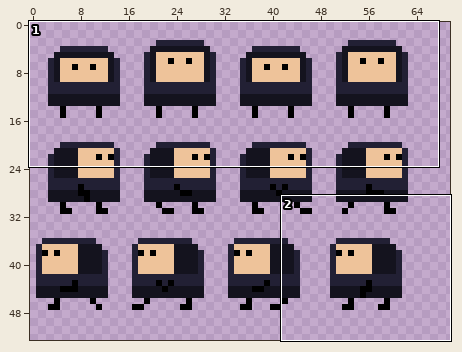
Two versions of one sprite sheet, Code/app/src/main/res/drawable/sprite_player_1.png. The first picture is a wide view before the edit; the outline marks the close-up.
Close-up. Earlier state:
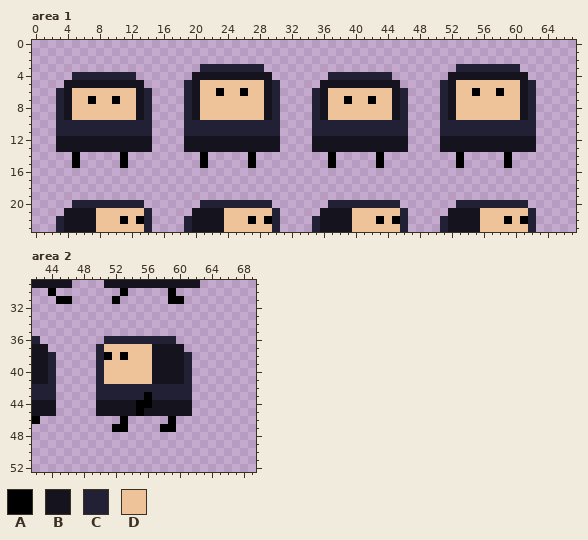
The file is 128x128 pixels. Shown: area 1: x 0..67, y 0..23; area 2: x 42..69, y 29..52. The wide view leaves out empty margins.
Palette (. is transparent): A #000000  B #14131e  C #222034  D #eec39a
Pixels before, area 1, first column x 3:
 3 ..................CCCCCCCC........................CCCCCCCC..
 4 ..CCCCCCCC.......BBBBBBBBBB.......CCCCCCCC.......BBBBBBBBBB.
 5 .BBBBBBBBBB.....CBDDDDDDDDBC.....BBBBBBBBBB.....CBDDDDDDDDBC
 6 CBDDDDDDDDBC....CBDDADDADDBC....CBDDDDDDDDBC....CBDDADDADDBC
 7 CBDDADDADDBC....CBDDDDDDDDBC....CBDDADDADDBC....CBDDDDDDDDBC
 8 CBDDDDDDDDBC....CBDDDDDDDDBC....CBDDDDDDDDBC....CBDDDDDDDDBC
 9 CBDDDDDDDDBC....CBDDDDDDDDBC....CBDDDDDDDDBC....CBDDDDDDDDBC
10 CCCCCCCCCCCC....CCCCCCCCCCCC....CCCCCCCCCCCC....CCCCCCCCCCCC
11 CCCCCCCCCCCC....CCCCCCCCCCCC....CCCCCCCCCCCC....CCCCCCCCCCCC
12 BBBBBBBBBBBB....BBBBBBBBBBBB....BBBBBBBBBBBB....BBBBBBBBBBBB
13 BBBBBBBBBBBB....BBBBBBBBBBBB....BBBBBBBBBBBB....BBBBBBBBBBBB
14 ..A.....A.........A.....A.........A.....A.........A.....A...
15 ..A.....A.........A.....A.........A.....A.........A.....A...
16 ............................................................
17 ............................................................
18 ............................................................
19 ............................................................
20 ..CCCCCCCCC.......CCCCCCCCC.......CCCCCCCCC.......CCCCCCCCC.
21 .BBBBDDDDDDC.....BBBBDDDDDDC.....BBBBDDDDDDC.....BBBBDDDDDDC
22 CBBBBDDDADAC....CBBBBDDDADAC....CBBBBDDDADAC....CBBBBDDDADAC
23 CBBBBDDDDDDC....CBBBBDDDDDDC....CBBBBDDDDDDC....CBBBBDDDDDDC
Pixels before, area 2, first column x 42:
29 BBBBB....BBBBBBBBBBBB
30 ..A........A.....A...
31 ...AA.....A......AA..
32 .....................
33 .....................
34 .....................
35 .....................
36 C........CCCCCCCCC...
37 BB......CDDDDDDBBBB..
38 BBC.....CADADDDBBBBC.
39 BBC.....CDDDDDDBBBBC.
40 BBC.....CDDDDDDBBBBC.
41 BBC.....CDDDDDDBBBBC.
42 CCC.....CCCCCCCCCCCC.
43 CCC.....CCCCCCACCCCC.
44 BBB.....BBBBBAABBBBB.
45 BBB.....BBBBBABBBBBB.
46 A..........A.....A...
47 ..........AA....AA...
Now the later version:
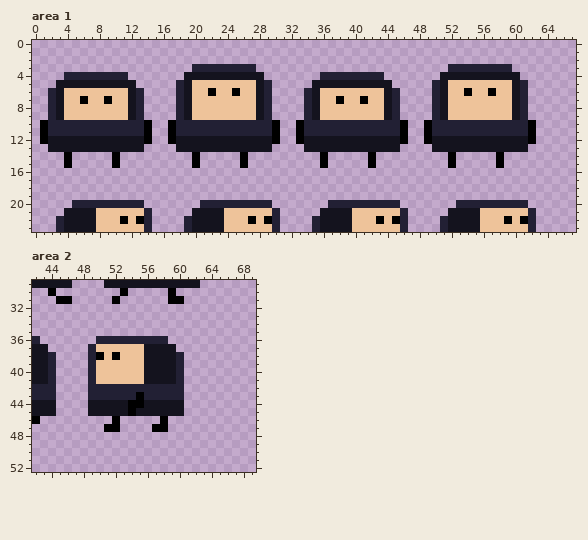
Log entry: Suppression de Movable dans Entity et ajout dans Player Ajout de la gravite
Diff:
Changed rows in their new state; - is an unchanged pixel.
Area 1:
first column x 1:
 3 -------------------C-------.-----------------------C-------.--
 4 ---C-------.------B---------.------C-------.------B---------.-
 5 --B---------.----CBD-------BC.----B---------.----CBD-------BC.
 6 -CBD-------BC.---CBD-AD-AD-BC.---CBD-------BC.---CBD-AD-AD-BC.
 7 -CBD-AD-AD-BC.---CBD-------BC.---CBD-AD-AD-BC.---CBD-------BC.
 8 -CBD-------BC.---CBD-------BC.---CBD-------BC.---CBD-------BC.
 9 -CBD-------BC.---CBD-------BC.---CBD-------BC.---CBD-------BC.
10 AC-----------A--AC-----------A--AC-----------A--AC-----------A
11 AC-----------A--AC-----------A--AC-----------A--AC-----------A
12 AB-----------A--AB-----------A--AB-----------A--AB-----------A
13 -B-----------.---B-----------.---B-----------.---B-----------.
14 ---A.----A.--------A.----A.--------A.----A.--------A.----A.---
15 ---A.----A.--------A.----A.--------A.----A.--------A.----A.---
Area 2:
first column x 49:
36 -C--------.--
37 CD-----B---.-
38 CADAD--B---C.
39 CD-----B---C.
40 CD-----B---C.
41 CD-----B---C.
42 C-----------.
43 C-----AC----.
44 B----A-B----.
45 B----AB-----.
46 ---A.----A.--
47 --A-.---A-.--
Pixel boxes of the changes (left, top, right, bottom) in both close-ups:
changed: (40, 64, 536, 168)
changed: (88, 336, 192, 432)
